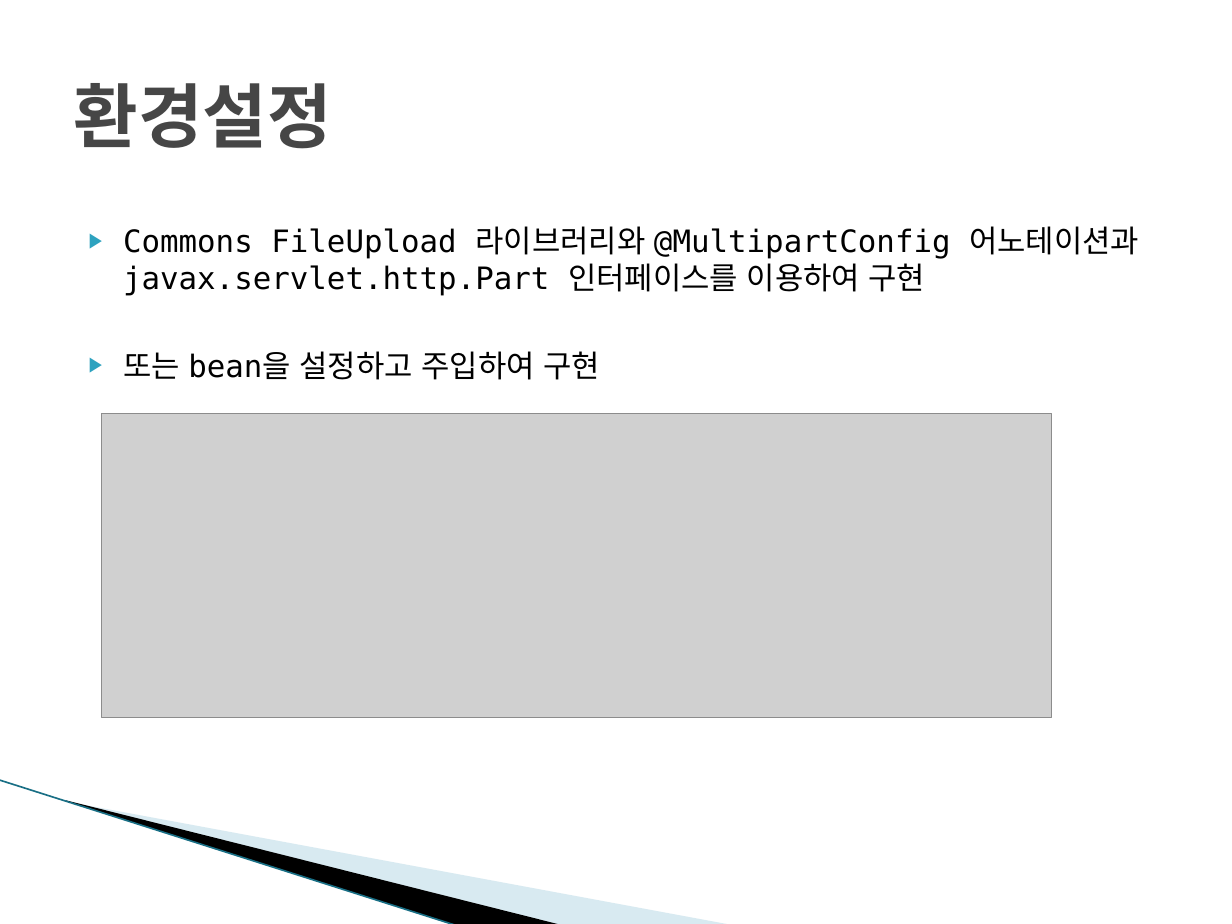
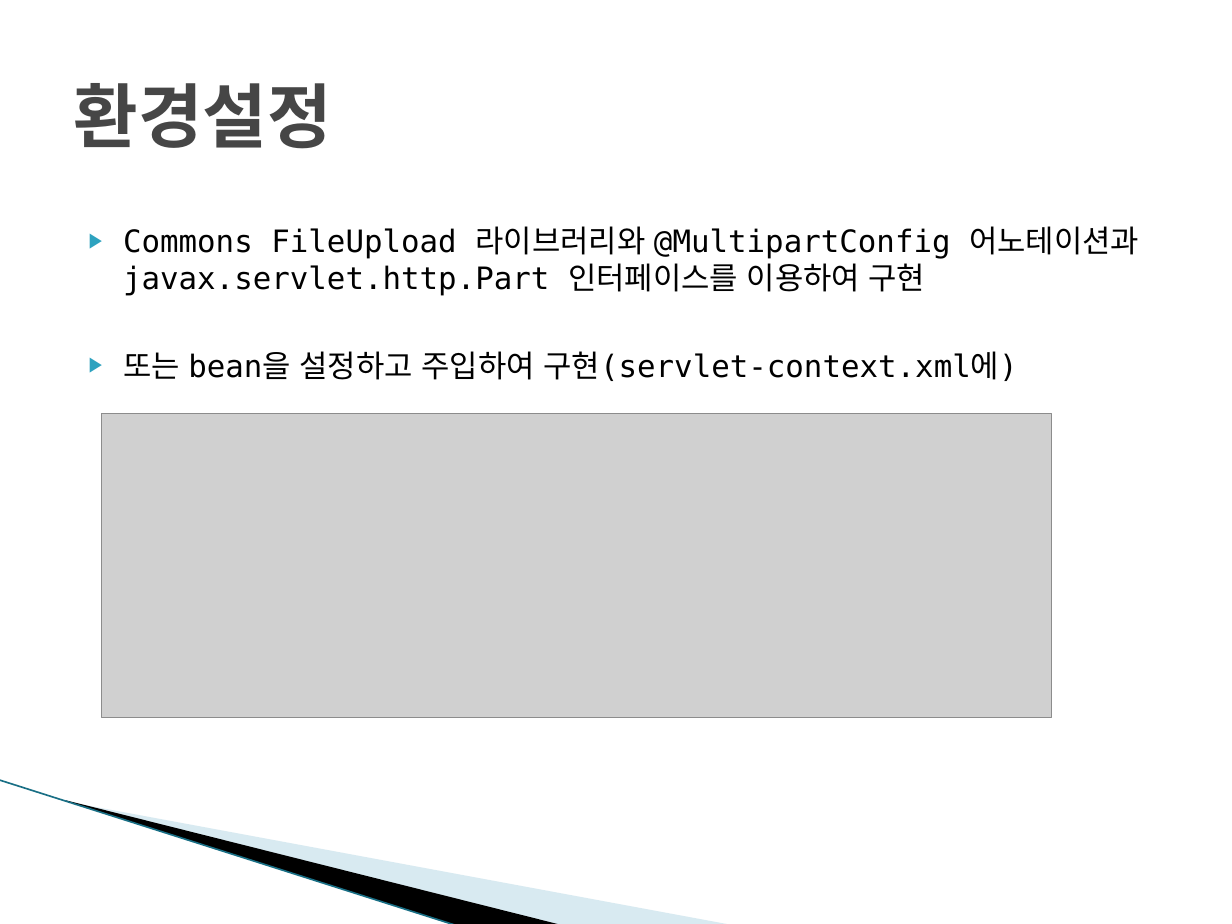
Before and after one commit to kjh8923/Study, a slide deck: slide 2 of spring/Spring upload-download.pptx. Drawn at 1232x924 pixels with LibreOffice and Linux fonts; fonts in the diff are those of the drawing; grey boxes stand for pictures; background and template pictures are left out. Boxes give left, top, right and bottom in pixels: in the first picture for what was removed or moved away, otherwise in the second. Text is boxed around its words. In the diff, an @@ line names an element or a change of style, - is before the commit and + after.

```diff
--- a/spring/Spring upload-download.pptx
+++ b/spring/Spring upload-download.pptx
@@ text at (123,351,1017,381): text changed @@
-▶ 또는 bean을 설정하고 주입하여 구현
+▶ 또는 bean을 설정하고 주입하여 구현(servlet-context.xml에)
```
Also in this commit, not shown: 2 other slides changed, 1 other file.
